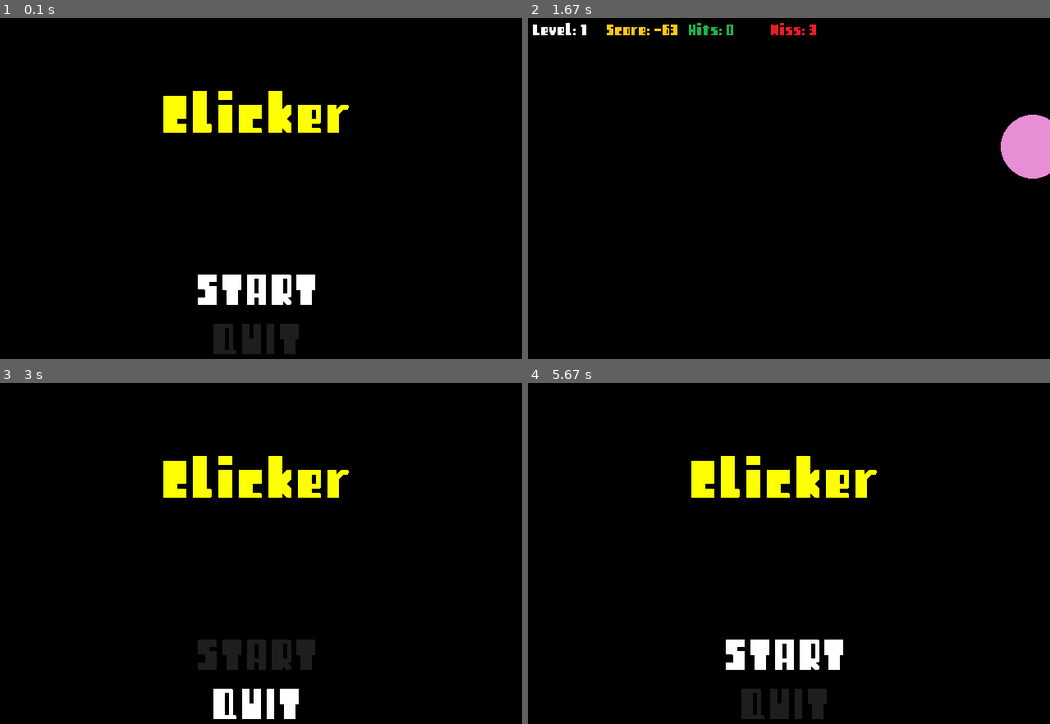
Above: before the commit, frames 1-4 (two rows, left to right).
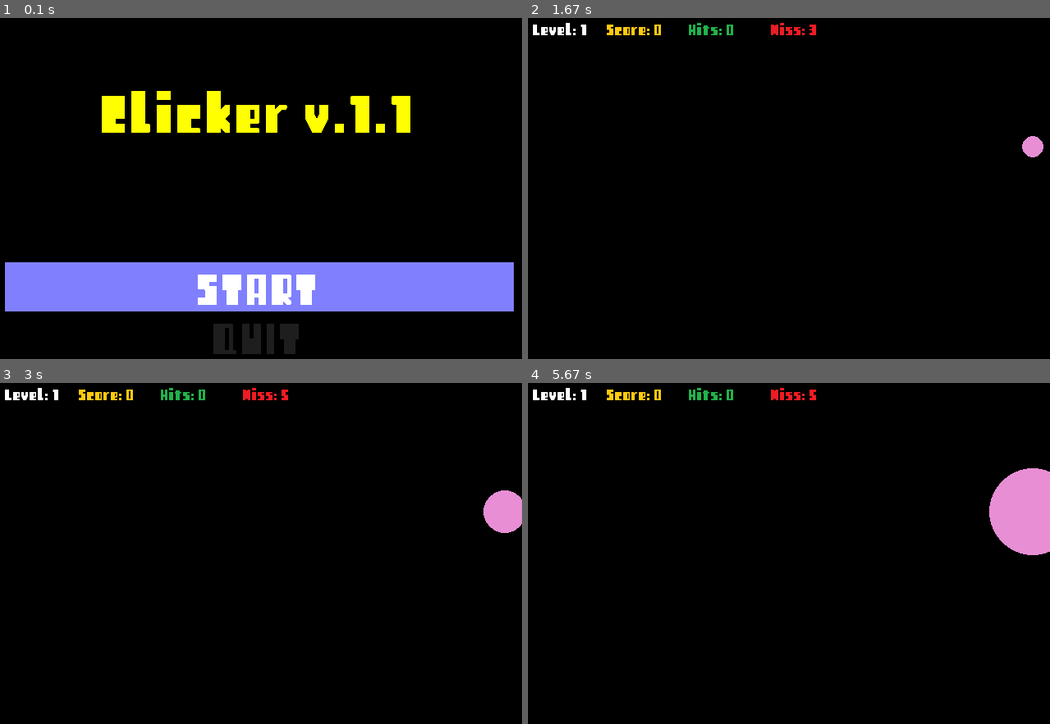
Above: after the commit, the same moments.

Repository: gnigmatullin/Clicker-PyGame
Game: pygame game, started from clicker.py
Same seed, same stepped clock (60 frames per second), same inputs: the game is played once before the commit and once after it.
Inputs (mouse positions are in pixels of both pictures, inside the frame that each line leads up to):
- Up to frame 1 (0.1 s): no input
- Up to frame 2 (1.67 s): tap Enter at 0.33 s; press the mouse at (653, 335) at 0.7 s; move the mouse to (632, 321) at 0.8 s; release the mouse at (611, 307) at 0.93 s; press the mouse at (653, 335) at 1.03 s; move the mouse to (637, 345) at 1.13 s; release the mouse at (621, 358) at 1.27 s; press the mouse at (653, 335) at 1.37 s; move the mouse to (715, 290) at 1.47 s; release the mouse at (773, 246) at 1.6 s
- Up to frame 3 (3 s): press the mouse at (125, 700) at 1.7 s; move the mouse to (250, 638) at 1.8 s; release the mouse at (381, 577) at 1.93 s; hold Down 2-2.3 s; click (229, 543) at 2.08 s; hold Up 2.33-2.7 s; hold Down from 2.73 s (still down)
- Up to frame 4 (5.67 s): release Down at 3.1 s; hold Up 3.13-3.43 s; hold Down 3.47-3.77 s; hold Up 3.8-4.17 s; hold Down 4.2-4.57 s; hold Up 4.6-4.9 s; hold Down 4.93-5.23 s; hold Up 5.27-5.63 s

The runs differ from the first frame. In frame 1, 16% of the frame differs, in the area x 0-99%, y 21-87%; in frame 2, 1.4%; in frame 3, 6.1%; in frame 4, 7.8%.

Commit message:
Added levels and sounds, updated menu

Diff:
--- a/clicker.py
+++ b/clicker.py
@@ -8,7 +8,8 @@
 icon = pygame.image.load('icon.png')
 pygame.display.set_icon(icon)
 screen = pygame.display.set_mode((screen_width, screen_height))
-pygame.display.set_caption('Clicker')
+caption = 'Clicker v.1.1'
+pygame.display.set_caption(caption)
 # Colors
 white = (255, 255, 255)
 black = (0, 0, 0)
@@ -41,31 +42,53 @@
 # Main Menu
 def main_menu():
     menu=True
-    selected="start"
+    selected=0
     while menu:
         for event in pygame.event.get():
             if event.type==pygame.QUIT:
                 pygame.quit()
                 quit()
+            if event.type == pygame.MOUSEMOTION:
+                (mouse_x, mouse_y) = pygame.mouse.get_pos()
+                if mouse_y > 300 and mouse_y < 360:
+                    selected=0
+                elif mouse_y > 360 and mouse_y < 420:
+                    selected=1
+            if event.type == pygame.MOUSEBUTTONDOWN:
+                if event.button == 1: # left click
+                    (mouse_x, mouse_y) = pygame.mouse.get_pos()
+                    if mouse_y > 300 and mouse_y < 360:
+                        selected=0
+                        main()
+                    elif mouse_y > 360 and mouse_y < 420:
+                        selected=1
+                        pygame.quit()
+                        quit()
             if event.type==pygame.KEYDOWN:
                 if event.key==pygame.K_UP:
-                    selected="start"
+                    selected=selected+1
+                    if selected > 1:
+                        selected = 0
                 elif event.key==pygame.K_DOWN:
-                    selected="quit"
+                    selected=selected-1
+                    if selected < 0:
+                        selected = 1
                 if event.key==pygame.K_RETURN:
-                    if selected=="start":
+                    if selected==0:
                         main()
-                    if selected=="quit":
+                    if selected==1:
                         pygame.quit()
                         quit()
         # Main Menu UI
         screen.fill(black)
-        title=text_format("Clicker", 90, yellow)
-        if selected=="start":
+        title=text_format(caption, 90, yellow)
+        if selected==0:
+            pygame.draw.rect(screen, (128, 128, 255), pygame.Rect(10, 300, screen_width-20, 60))
             text_start=text_format("START", 75, white)
         else:
             text_start = text_format("START", 75, gray)
-        if selected=="quit":
+        if selected==1:
+            pygame.draw.rect(screen, (128, 128, 255), pygame.Rect(10, 360, screen_width-20, 60))
             text_quit=text_format("QUIT", 75, white)
         else:
             text_quit = text_format("QUIT", 75, gray)
@@ -86,6 +109,14 @@
     score = 0
     hits = 0
     miss = 0
+
+    # load sounds
+    hit_wav = pygame.mixer.Sound('hit.wav')
+    miss_wav = pygame.mixer.Sound('miss.wav')
+
+    # load music
+    pygame.mixer.music.load('background.mid')
+    pygame.mixer.music.play(-1)
 
     # init ball
     color = get_color()
@@ -100,21 +131,39 @@
         pressed = pygame.key.get_pressed()
         for event in pygame.event.get():
             if event.type == pygame.QUIT:
+                pygame.mixer.music.stop()
                 return
             if event.type == pygame.MOUSEBUTTONDOWN:
                 if event.button == 1: # left click
                     (mouse_x, mouse_y) = pygame.mouse.get_pos()
                     screen_color = screen.get_at((mouse_x, mouse_y))
-                    if screen_color == color:
+                    if screen_color == color:   # hit
                         score = score + 100 - radius
+                        if score > 1000 and score < 2000:
+                            level = 2
+                        elif score > 2000 and score < 3000:
+                            level = 3
+                        elif score > 3000 and score < 4000:
+                            level = 4
+                        elif score > 4000 and score < 5000:
+                            level = 5
+                        elif score > 5000 and score < 6000:
+                            level = 6
+                        elif score > 6000 and score < 7000:
+                            level = 7
+                        elif score > 7000 and score < 8000:
+                            level = 8
+                        elif score > 8000:
+                            level = 9
                         color = get_color()
                         radius = 0
                         max_radius = 100
                         pos = (10+randrange(screen_width-10), 10+randrange(screen_height-10))
                         hits = hits + 1
-                    else:
+                        hit_wav.play()
+                    else:   # miss
                         miss = miss + 1
-                        score = score - radius
+                        miss_wav.play()
         # drawing
         screen.fill((0, 0, 0))
         font = pygame.font.Font("retro.ttf", 25)
@@ -139,9 +188,11 @@
         if score <= -100:
             run = False
         # delay
-        clock.tick(FPS)
+        clock.tick(level*10)
 
     # game over
+    pygame.mixer.music.stop()
+
     screen.fill((0, 0, 0))
     font = pygame.font.Font("retro.ttf", 75)
     text = font.render("Game over!", True, yellow)
Not shown, added: .gitignore
Not shown, added: background.mid
Not shown, added: hit.wav
Not shown, added: miss.wav
